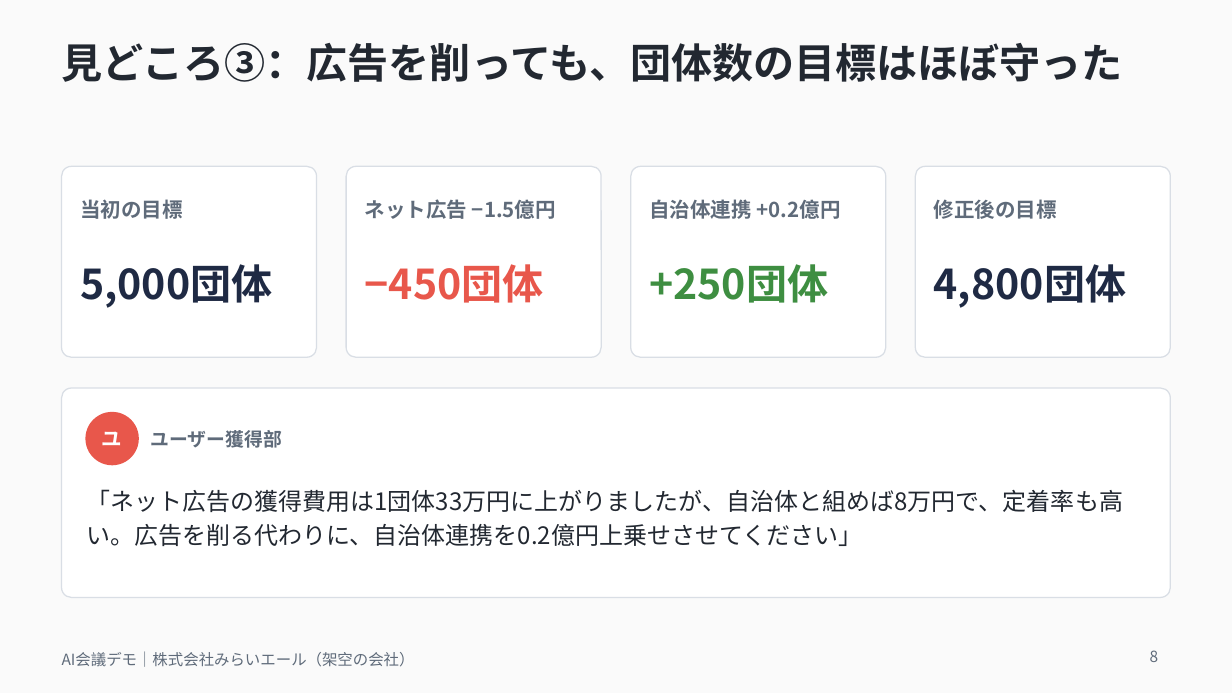
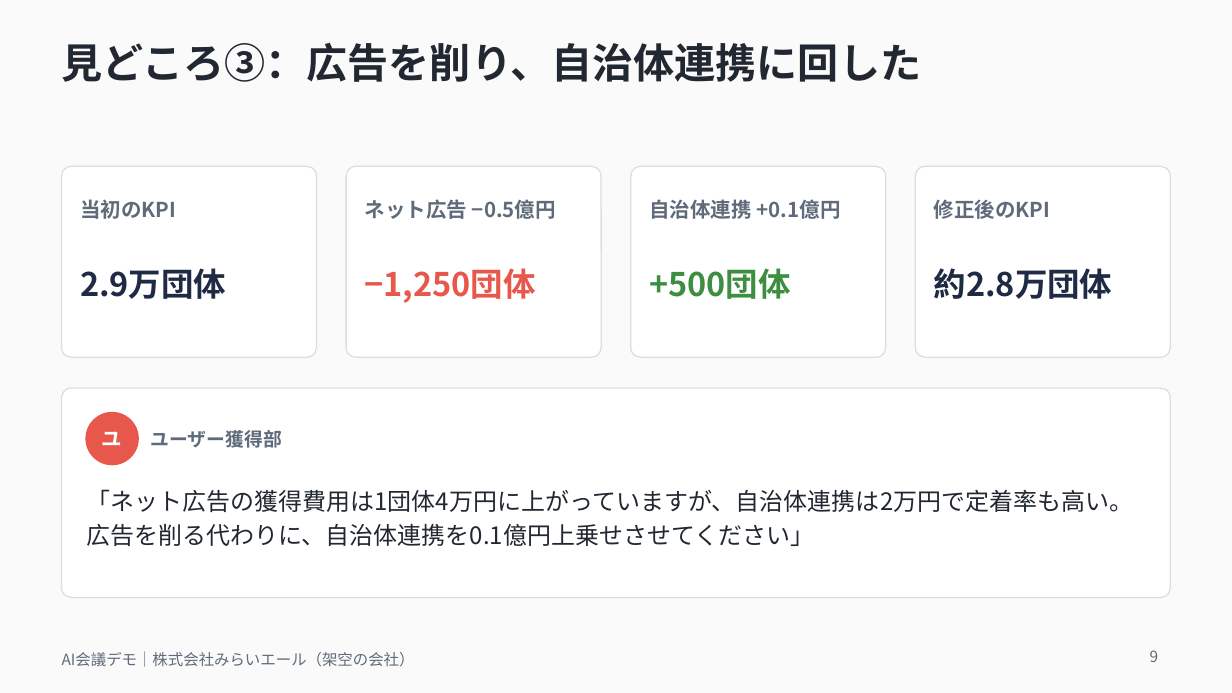
Before and after one commit to michiko3311220-stack/-, a slide deck: slide 9 of ai_meeting/slides/ai_meeting_demo.pptx (slide 8 before the commit). Drawn at 1232x693 pixels with LibreOffice and Linux fonts; fonts in the diff are those of the drawing. Boxes give left, top, right and bottom in pixels: in the first picture for what was removed or moved away, otherwise in the second. Text is boxed around its words. In the diff, an @@ line names an element or a change of style, - is before the commit and + after.

```diff
--- a/ai_meeting/slides/ai_meeting_demo.pptx
+++ b/ai_meeting/slides/ai_meeting_demo.pptx
@@ title at (62,43,922,82): text changed @@
-見どころ③：広告を削っても、団体数の目標はほぼ守った
+見どころ③：広告を削り、自治体連携に回した
@@ text at (80,199,176,219): text changed @@
-当初の目標
+当初のKPI
@@ text at (365,199,556,219): text changed @@
-ネット広告 −1.5億円
+ネット広告 −0.5億円
@@ text at (649,199,841,219): text changed @@
-自治体連携 +0.2億円
+自治体連携 +0.1億円
@@ text at (934,199,1051,219): text changed @@
-修正後の目標
+修正後のKPI
@@ text at (80,268,226,299): text changed; size 24 to 19 pt @@
-5,000団体
+2.9万団体
@@ text at (365,268,536,303): text changed; size 24 to 19 pt @@
-−450団体
+−1,250団体
@@ text at (649,268,790,299): text changed; size 24 to 19 pt @@
-+250団体
++500団体
@@ text at (934,268,1113,299): text changed; size 24 to 19 pt @@
-4,800団体
+約2.8万団体
@@ text at (86,489,1133,546): text changed @@
-「ネット広告の獲得費用は1団体33万円に上がりましたが、自治体と組めば8万円で、定着率も高い。広告を削る代わりに、自治体連携を0.2億円上乗せさせてください」
+「ネット広告の獲得費用は1団体4万円に上がっていますが、自治体連携は2万円で定着率も高い。広告を削る代わりに、自治体連携を0.1億円上乗せさせてください」
@@ page number at (1150,650,1159,662): text changed @@
-8
+9
```
Also in this commit, not shown: 10 other slides changed, 2 slides added, 1 slide removed, 14 other files.
